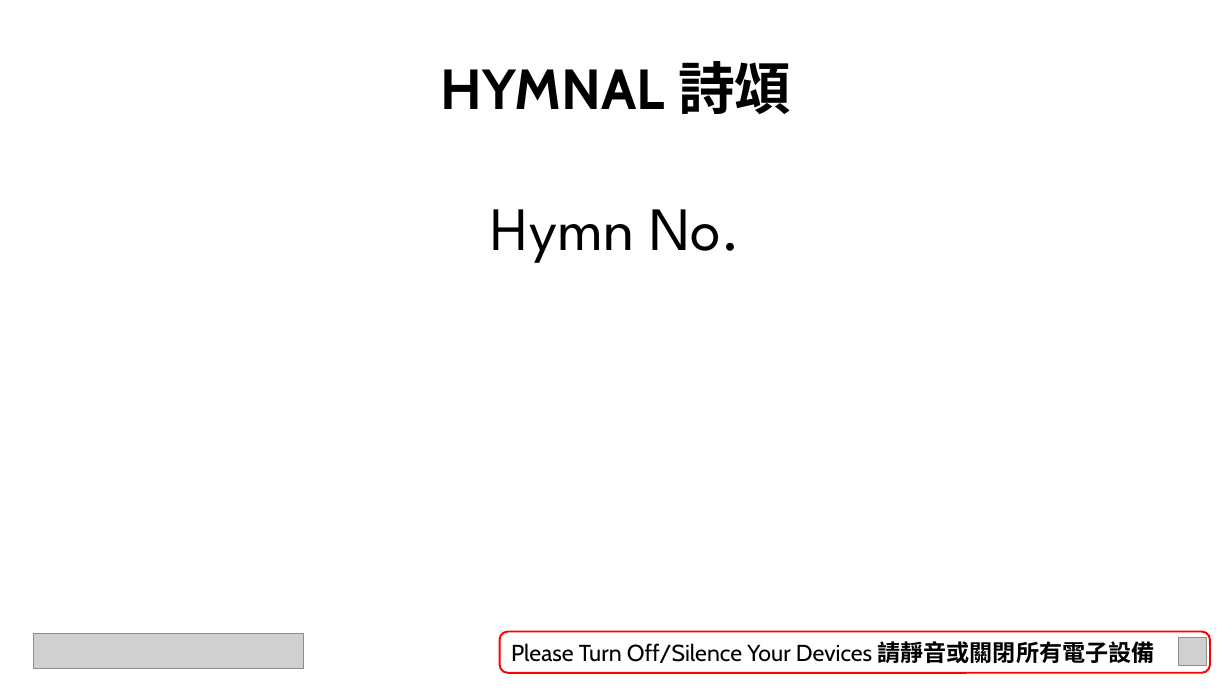
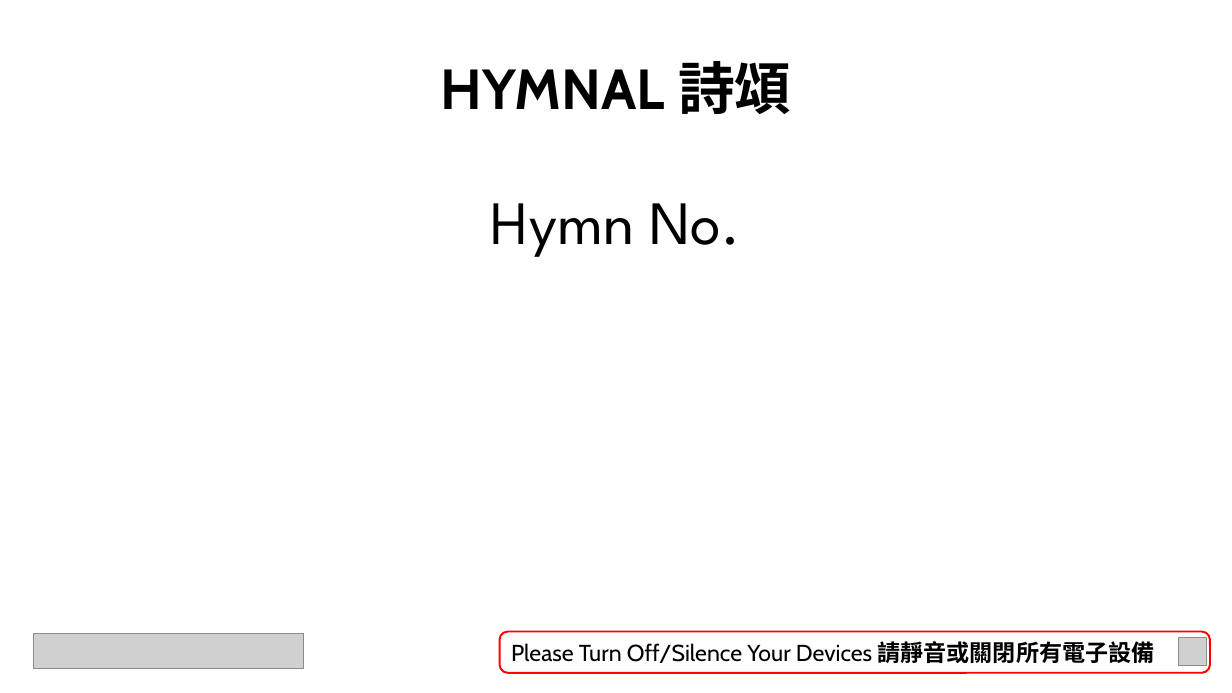
Before and after one commit to calebchanwy/tjc-powerpoint, a slide deck: slide 4 of TJCPowerPoint/Resources/ServiceWidescreen.pptx. Drawn at 1232x693 pixels with LibreOffice and Linux fonts; fonts in the diff are those of the drawing; grey boxes stand for pictures; background and template pictures are left out. Boxes give left, top, right and bottom in pixels: in the first picture for what was removed or moved away, otherwise in the second. Text is boxed around its words. In the diff, an @@ line names an element or a change of style, - is before the commit and + after.

```diff
--- a/TJCPowerPoint/Resources/ServiceWidescreen.pptx
+++ b/TJCPowerPoint/Resources/ServiceWidescreen.pptx
@@ text "Hymn No.": place and size @@
-text "Hymn No." at <box>491,209,741,263</box>
+text "Hymn No." at <box>491,203,741,257</box>
```
Also in this commit, not shown: 2 other slides changed, 19 other files.
